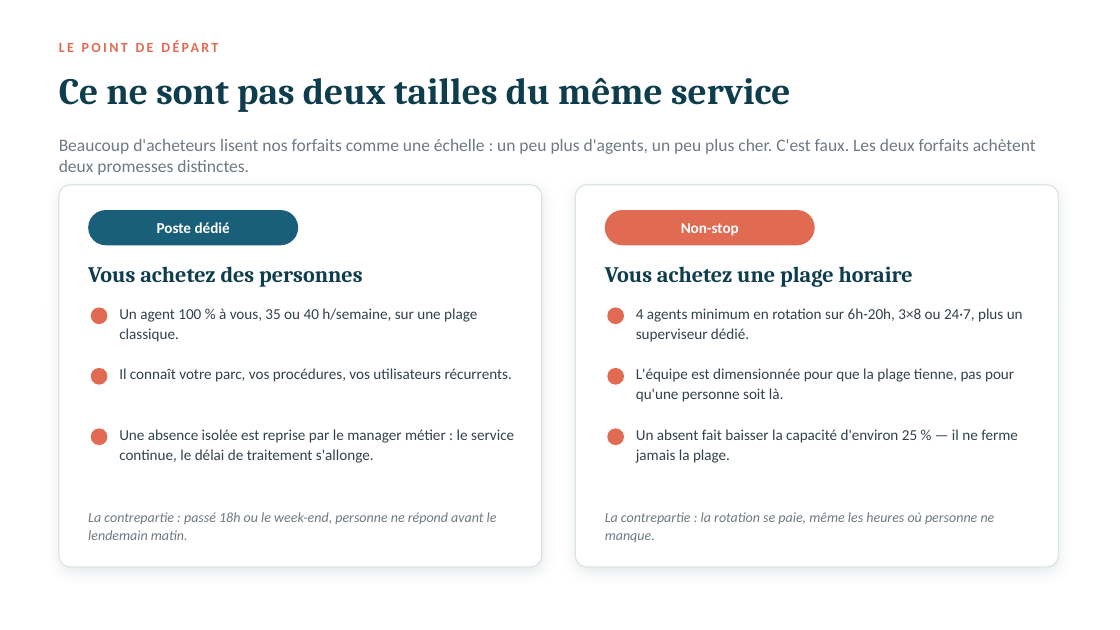
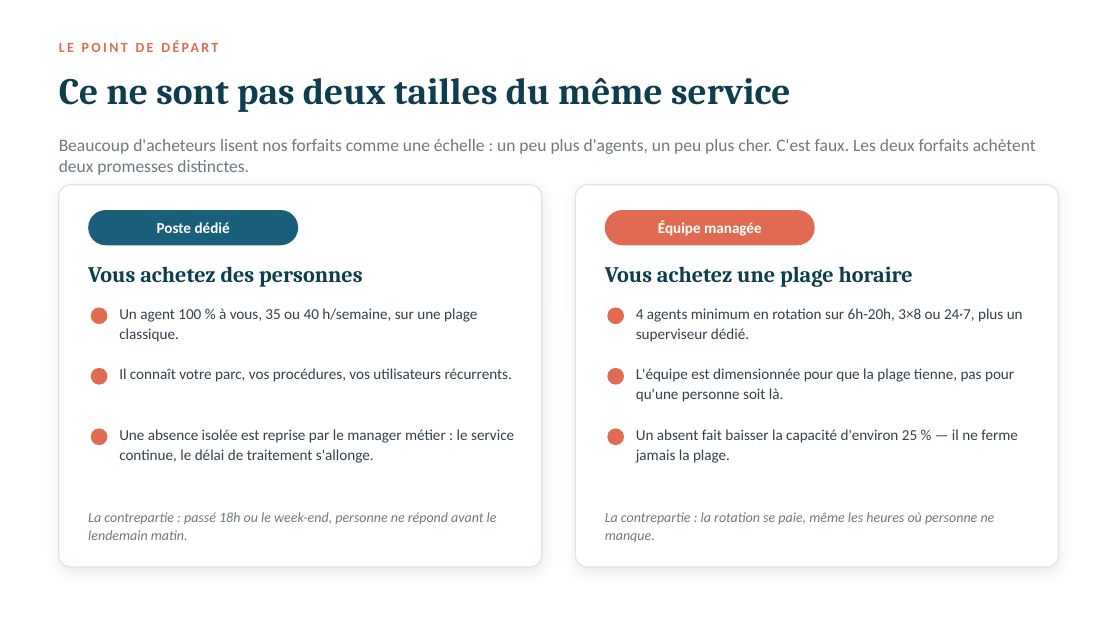
Before and after one commit to valerienvalerien/Salve2, a slide deck: slide 2 of 04-Closing/PLAQUETTE-DEDIE-VS-NONSTOP.pptx. Drawn at 1120x630 pixels with LibreOffice and Linux fonts; fonts in the diff are those of the drawing. Boxes give left, top, right and bottom in pixels: in the first picture for what was removed or moved away, otherwise in the second. Text is boxed around its words. In the diff, an @@ line names an element or a change of style, - is before the commit and + after.

```diff
--- a/04-Closing/PLAQUETTE-DEDIE-VS-NONSTOP.pptx
+++ b/04-Closing/PLAQUETTE-DEDIE-VS-NONSTOP.pptx
@@ text at <box>658,220,762,236</box>: text changed @@
-Non-stop
+Équipe managée
```
Also in this commit, not shown: 7 other slides changed, 9 other files.
